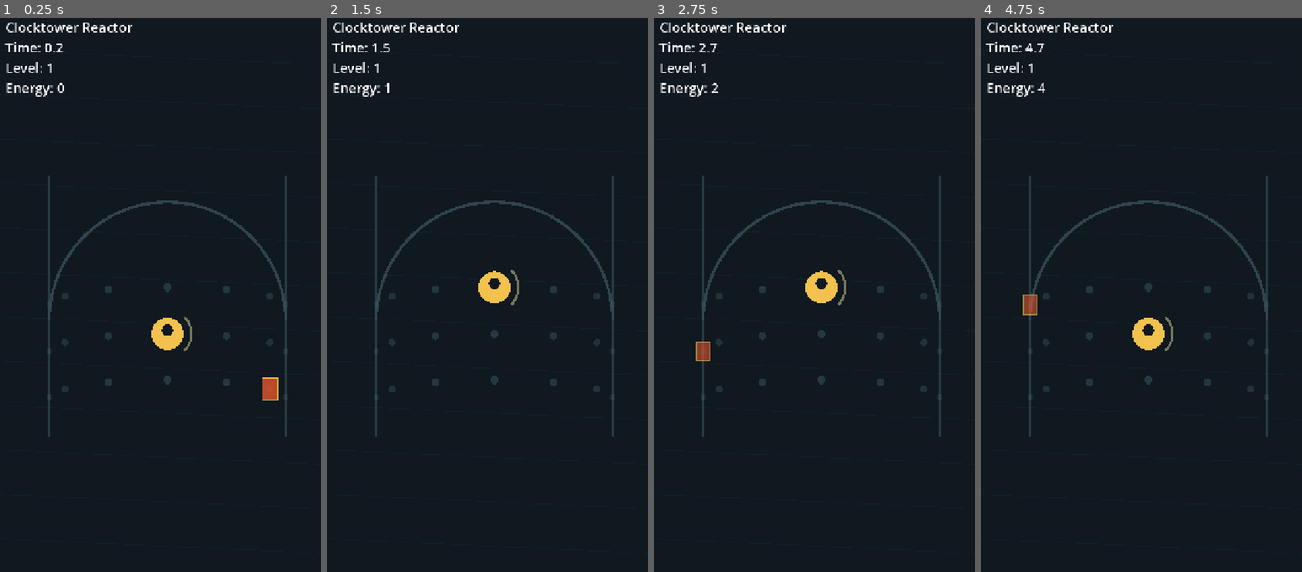
Above: before the commit, frames 1-4 (left to right).
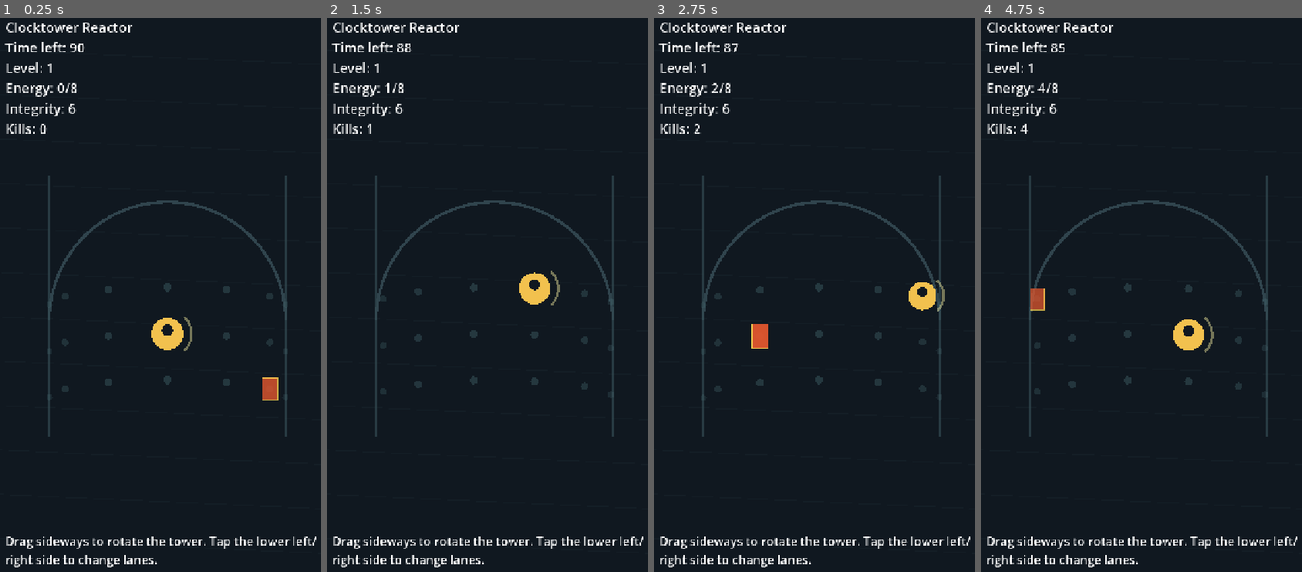
Above: after the commit, the same moments.

Repository: GeorgeYahontov/clocktower-reactor
Game: Godot game, scene res://scenes/Main.tscn
The game is run twice, just before and just after one commit, with the same random seed, the same clock (stepped at 60 frames per second) and the same inputs.
Inputs (mouse positions are in pixels of both pictures, inside the frame that each line leads up to):
- Up to frame 1 (0.25 s): no input
- Up to frame 2 (1.5 s): tap Enter at 0.5 s; move the mouse to (570, 283) at 0.52 s; hold D (move_right) 0.53-1.25 s; click (570, 283) at 0.67 s; drag from (426, 344) to (477, 439) at 1.27 s
- Up to frame 3 (2.75 s): move the mouse to (856, 178) at 2.02 s; hold D (move_right) from 2.03 s (still down)
- Up to frame 4 (4.75 s): release D (move_right) at 2.75 s; tap Space at 2.75 s; drag from (1131, 439) to (1045, 222) at 2.77 s; move the mouse to (1253, 405) at 3.52 s; hold A (move_left) 3.53-4.25 s; drag from (1045, 222) to (1096, 162) at 4.27 s

The runs differ from the first frame. In frame 1, 1.3% of the frame differs, in the area x 1-99%, y 4-100%; in frame 2, 2.9%; in frame 3, 2.8%; in frame 4, 3.1%.

Commit message:
Add touchable prototype run

Diff:
--- a/scripts/core/Main.gd
+++ b/scripts/core/Main.gd
@@ -6,6 +6,7 @@
 @onready var hud: CanvasLayer = $Hud
 
 var game_state: GameState
+var _touch_dragging := false
 
 func _ready() -> void:
 	game_state = GameState.new()
@@ -18,6 +19,25 @@
 	game_state.tick(delta)
 	tower_renderer.queue_redraw()
 	hud.refresh()
+
+func _unhandled_input(event: InputEvent) -> void:
+	if game_state == null:
+		return
+
+	if event is InputEventScreenDrag:
+		var drag_event := event as InputEventScreenDrag
+		_touch_dragging = true
+		game_state.rotate_tower(-drag_event.relative.x * game_state.config.drag_rotation_sensitivity)
+
+	if event is InputEventScreenTouch:
+		var touch_event := event as InputEventScreenTouch
+		if touch_event.pressed:
+			_touch_dragging = false
+		elif not _touch_dragging and touch_event.position.y > get_viewport_rect().size.y * 0.68:
+			if touch_event.position.x < get_viewport_rect().size.x * 0.5:
+				game_state.move_player_lane(-1)
+			else:
+				game_state.move_player_lane(1)
 
 func _handle_preview_input(delta: float) -> void:
 	var lane_delta := 0
--- a/scripts/data/GameConfig.gd
+++ b/scripts/data/GameConfig.gd
@@ -7,4 +7,8 @@
 var base_fire_interval := 0.28
 var enemy_step_speed := 0.75
 var manual_rotation_speed := 4.0
+var drag_rotation_sensitivity := 0.018
 var energy_per_level := 8
+var run_duration := 90.0
+var reactor_integrity := 6
+var enemy_contact_damage := 1
--- a/scripts/presentation/TowerRenderer.gd
+++ b/scripts/presentation/TowerRenderer.gd
@@ -16,8 +16,11 @@
 	_draw_background()
 	_draw_tower_shell()
 	_draw_grid_points()
+	_draw_energy_pulses()
+	_draw_shot_traces()
 	_draw_enemies()
 	_draw_player()
+	_draw_result_overlay()
 
 func _draw_background() -> void:
 	draw_rect(Rect2(Vector2.ZERO, get_viewport_rect().size), Color("#101820"))
@@ -58,9 +61,35 @@
 		draw_rect(Rect2(pos, size), Color(0.89, 0.34, 0.18, projected["alpha"]), true, 4.0)
 		draw_rect(Rect2(pos, size), Color(1.0, 0.84, 0.32, projected["alpha"]), false, 2.0)
 
+func _draw_shot_traces() -> void:
+	for trace in state.shot_traces:
+		var start_projected: Dictionary = projector.project(trace["from_sector"], trace["from_lane"], state.tower_rotation, state.config.sector_count)
+		var end_projected: Dictionary = projector.project(trace["to_sector"], trace["to_lane"], state.tower_rotation, state.config.sector_count)
+		if not start_projected["front"] or not end_projected["front"]:
+			continue
+		var progress: float = clampf(float(trace["ttl"]) / float(trace["life"]), 0.0, 1.0)
+		draw_line(start_projected["position"], end_projected["position"], Color(0.45, 0.95, 1.0, progress), 5.0)
+		draw_circle(end_projected["position"], 12.0 * end_projected["scale"], Color(1.0, 0.95, 0.45, progress))
+
+func _draw_energy_pulses() -> void:
+	for pulse in state.energy_pulses:
+		var projected: Dictionary = projector.project(pulse["sector"], pulse["lane"], state.tower_rotation, state.config.sector_count)
+		if not projected["front"]:
+			continue
+		var progress: float = 1.0 - clampf(float(pulse["ttl"]) / float(pulse["life"]), 0.0, 1.0)
+		var radius: float = lerpf(8.0, 34.0, progress) * projected["scale"]
+		var alpha: float = 1.0 - progress
+		draw_circle(projected["position"], radius, Color(0.45, 0.95, 1.0, alpha * projected["alpha"]))
+
 func _draw_player() -> void:
 	var projected: Dictionary = projector.project(state.player_sector, state.player_lane, state.tower_rotation, state.config.sector_count)
 	var position: Vector2 = projected["position"]
 	draw_circle(position, 28.0 * projected["scale"], Color("#f2c14e"))
 	draw_circle(position + Vector2(0.0, -8.0), 10.0 * projected["scale"], Color("#101820"))
 	draw_arc(position, 42.0 * projected["scale"], -0.8, 0.8, 16, Color(0.95, 0.92, 0.62, 0.45), 5.0)
+
+func _draw_result_overlay() -> void:
+	if state.run_status == "running":
+		return
+	var viewport_size: Vector2 = get_viewport_rect().size
+	draw_rect(Rect2(Vector2.ZERO, viewport_size), Color(0.02, 0.04, 0.05, 0.68))
--- a/scripts/simulation/GameState.gd
+++ b/scripts/simulation/GameState.gd
@@ -11,7 +11,12 @@
 var player_lane := 1
 var energy := 0
 var level := 1
+var reactor_integrity := 0
+var kills := 0
+var run_status := "running"
 var enemies: Array[EnemyModel] = []
+var shot_traces: Array[Dictionary] = []
+var energy_pulses: Array[Dictionary] = []
 
 var _spawn_timer := 0.0
 var _shot_timer := 0.0
@@ -24,11 +29,20 @@
 	player_lane = 1
 	energy = 0
 	level = 1
+	reactor_integrity = config.reactor_integrity
+	kills = 0
+	run_status = "running"
 	enemies.clear()
+	shot_traces.clear()
+	energy_pulses.clear()
 	_spawn_timer = 0.2
 	_shot_timer = 0.35
 
 func tick(delta: float) -> void:
+	if run_status != "running":
+		_tick_effects(delta)
+		return
+
 	run_time += delta
 	_spawn_timer -= delta
 	_shot_timer -= delta
@@ -44,14 +58,25 @@
 	for enemy in enemies:
 		enemy.advance(delta, player_sector, player_lane, config.sector_count)
 
+	_resolve_contacts()
+
 	enemies = enemies.filter(func(enemy: EnemyModel) -> bool:
 		return enemy.hp > 0
 	)
 
+	_tick_effects(delta)
+
+	if run_time >= config.run_duration:
+		run_status = "victory"
+
 func move_player_lane(delta_lane: int) -> void:
+	if run_status != "running":
+		return
 	player_lane = clampi(player_lane + delta_lane, 0, config.lane_count - 1)
 
 func rotate_tower(delta_rotation: float) -> void:
+	if run_status != "running":
+		return
 	tower_rotation = wrapf(tower_rotation + delta_rotation, 0.0, float(config.sector_count))
 
 func collect_energy(amount: int) -> void:
@@ -83,9 +108,45 @@
 			target = enemy
 
 	target.hp -= 1
+	shot_traces.append({
+		"from_sector": player_sector,
+		"from_lane": player_lane,
+		"to_sector": target.sector,
+		"to_lane": target.lane,
+		"ttl": 0.12,
+		"life": 0.12
+	})
 	if target.hp <= 0:
+		kills += 1
+		energy_pulses.append({
+			"sector": target.sector,
+			"lane": target.lane,
+			"ttl": 0.42,
+			"life": 0.42
+		})
 		collect_energy(1)
 
 func _shortest_sector_distance(a: float, b: float) -> float:
 	var half: float = float(config.sector_count) * 0.5
 	return wrapf(a - b + half, 0.0, float(config.sector_count)) - half
+
+func _resolve_contacts() -> void:
+	for enemy in enemies:
+		if enemy.sector == player_sector and enemy.lane == player_lane:
+			enemy.hp = 0
+			reactor_integrity -= config.enemy_contact_damage
+			if reactor_integrity <= 0:
+				run_status = "defeat"
+
+func _tick_effects(delta: float) -> void:
+	for trace in shot_traces:
+		trace["ttl"] = float(trace["ttl"]) - delta
+	shot_traces = shot_traces.filter(func(trace: Dictionary) -> bool:
+		return float(trace["ttl"]) > 0.0
+	)
+
+	for pulse in energy_pulses:
+		pulse["ttl"] = float(pulse["ttl"]) - delta
+	energy_pulses = energy_pulses.filter(func(pulse: Dictionary) -> bool:
+		return float(pulse["ttl"]) > 0.0
+	)
--- a/scripts/ui/Hud.gd
+++ b/scripts/ui/Hud.gd
@@ -2,6 +2,7 @@
 
 var state
 var label: Label
+var tutorial: Label
 
 func bind(game_state) -> void:
 	state = game_state
@@ -9,13 +10,37 @@
 	label.position = Vector2(24.0, 24.0)
 	label.add_theme_font_size_override("font_size", 28)
 	add_child(label)
+
+	tutorial = Label.new()
+	tutorial.position = Vector2(24.0, 1090.0)
+	tutorial.size = Vector2(672.0, 150.0)
+	tutorial.autowrap_mode = TextServer.AUTOWRAP_WORD_SMART
+	tutorial.add_theme_font_size_override("font_size", 25)
+	add_child(tutorial)
 	refresh()
 
 func refresh() -> void:
 	if state == null or label == null:
 		return
-	label.text = "Clocktower Reactor\nTime: %.1f\nLevel: %d\nEnergy: %d" % [
-		state.run_time,
+	var time_left: float = maxf(0.0, state.config.run_duration - state.run_time)
+	label.text = "Clocktower Reactor\nTime left: %.0f\nLevel: %d\nEnergy: %d/%d\nIntegrity: %d\nKills: %d" % [
+		time_left,
 		state.level,
-		state.energy
+		state.energy,
+		state.config.energy_per_level,
+		state.reactor_integrity,
+		state.kills
 	]
+
+	if tutorial == null:
+		return
+	if state.run_status == "victory":
+		tutorial.text = "Reactor stabilized. Prototype run complete."
+	elif state.run_status == "defeat":
+		tutorial.text = "Reactor breached. Enemies reached your lane too many times."
+	elif state.run_time < 8.0:
+		tutorial.text = "Drag sideways to rotate the tower. Tap the lower left/right side to change lanes."
+	elif state.run_time < 18.0:
+		tutorial.text = "Your weapon fires automatically. Keep threats on the visible face to burn them down."
+	else:
+		tutorial.text = "Survive until the timer reaches zero."
Not shown, added: Open Clocktower Reactor.bat
Not shown, changed: docs/00-devlog.md
Not shown, changed: docs/01-mvp-plan.md
Not shown, changed: docs/04-installation.md
